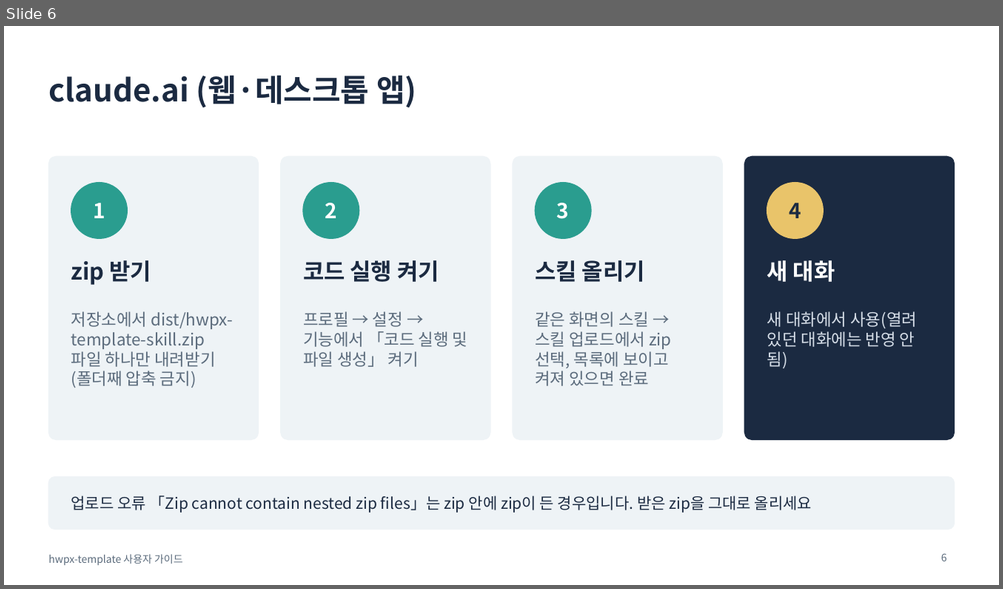
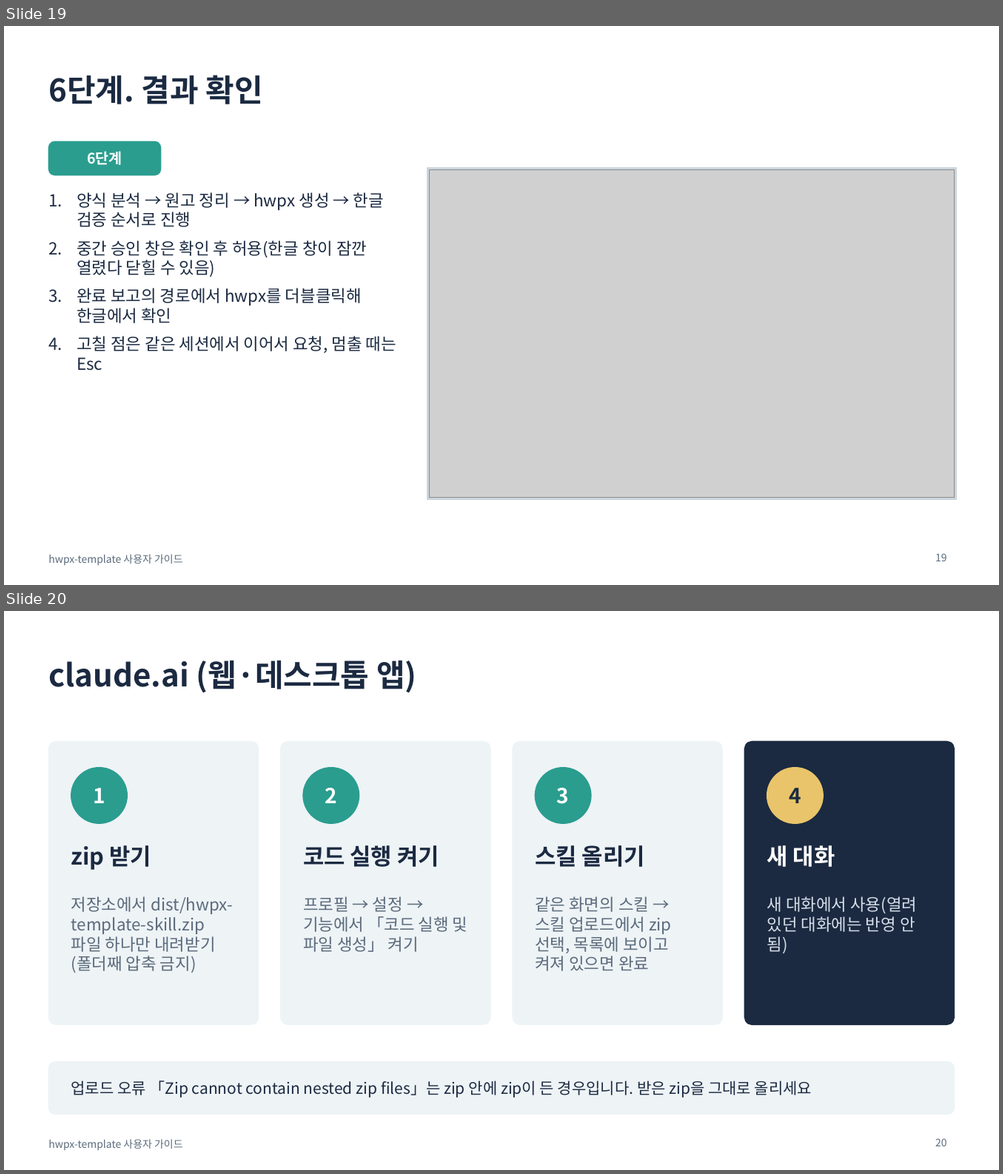
Before and after one commit to emilyJ7/hwpx-template-public, a slide deck: docs/사용자가이드.pptx. Shown one above the other, each under a label of ours: slide 6 before the commit, slides 19 and 20 after it. The pictures are 1003x589 and 1003x1174 pixels, drawn with LibreOffice and Linux fonts; fonts in the diff are those of the drawing; grey boxes stand for pictures. Boxes give left, top, right and bottom in pixels: in the first picture for what was removed or moved away, otherwise in the second. Text is boxed around its words. In the diff, an @@ line names an element or a change of style, - is before the commit and + after.

```diff
--- a/docs/사용자가이드.pptx
+++ b/docs/사용자가이드.pptx
@@ slide 19 added at [4, 26, 999, 585], background #FFFFFF; not listed: 1 template element that a slide beside it also shows @@
@@ title added at [48, 75, 262, 104], 30 pt, text #1B2A41, bold @@
+6단계. 결과 확인
@@ rounded rectangle added at [48, 141, 161, 175], fill #2A9D8F, outline #2A9D8F 1 pt @@
@@ text added at [87, 151, 122, 165], 14 pt, text #FFFFFF, bold @@
+6단계
@@ rectangle added at [427, 168, 956, 500], fill #CBD5DE, outline #CBD5DE 1 pt @@
@@ picture added at [430, 170, 954, 498] @@
@@ text added at [77, 192, 396, 371], 16 pt, text #1B2A41 @@
+1. 양식 분석 → 원고 정리 → hwpx 생성 → 한글 검증 순서로 진행
+2. 중간 승인 창은 확인 후 허용(한글 창이 잠깐 열렸다 닫힐 수 있음)
+3. 완료 보고의 경로에서 hwpx를 더블클릭해 한글에서 확인
+4. 고칠 점은 같은 세션에서 이어서 요청, 멈출 때는 Esc
@@ page number added at [935, 554, 947, 562], 10 pt, text #5B6B7C @@
+19
@@ what was slide 6 is now slide 20 @@
@@ page number at [935, 1139, 947, 1147]: text changed @@
-6
+20
```
Also in this commit, not shown: 3 slides changed, 19 other slides added, 23 other files.
